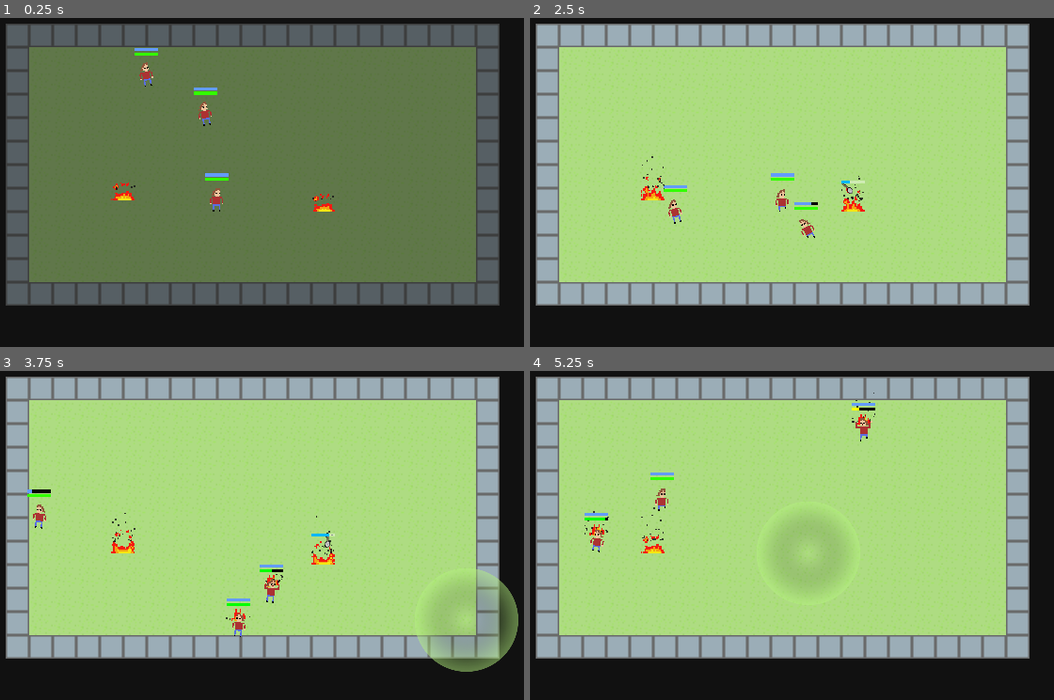
Above: before the commit, frames 1-4 (two rows, left to right).
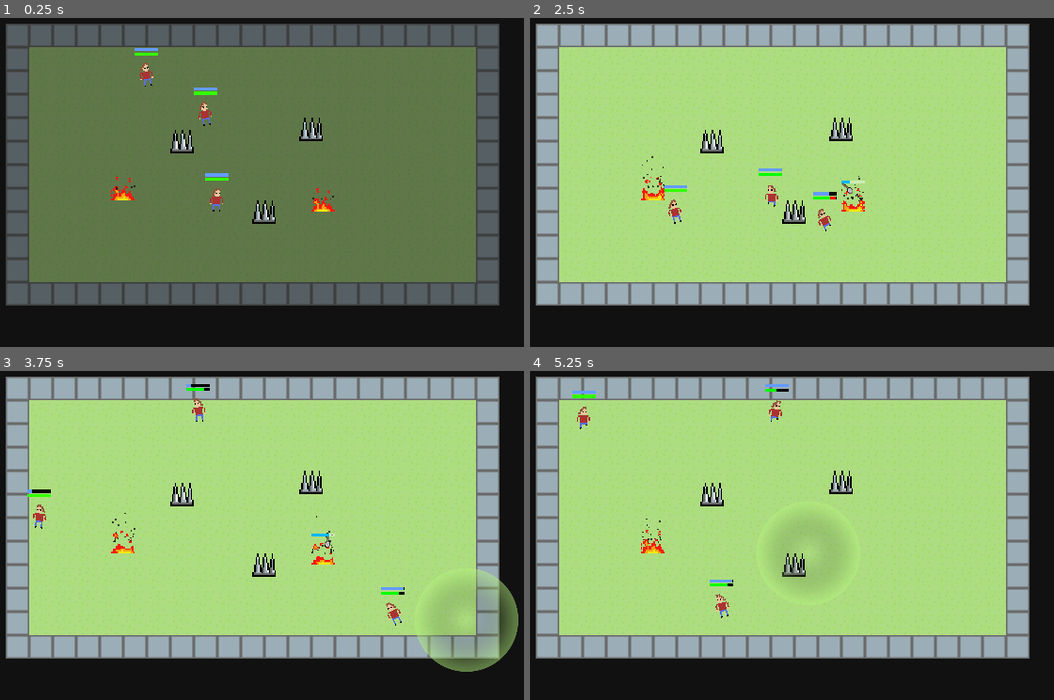
Above: after the commit, the same moments.

Repository: lukeshiner/toms
Game: Godot game, scene res://levels/Level_002.tscn
The game is run twice, just before and just after one commit, with the same random seed, the same clock (stepped at 60 frames per second) and the same inputs. This scene is started directly instead of the project's main scene.
Inputs (mouse positions are in pixels of both pictures, inside the frame that each line leads up to):
- Up to frame 1 (0.25 s): no input
- Up to frame 2 (2.5 s): move the mouse to (655, 189) at 0.52 s; click (655, 189) at 0.67 s; move the mouse to (854, 198) at 1.27 s; click (854, 198) at 1.42 s; move the mouse to (844, 100) at 2.02 s; click (844, 100) at 2.17 s
- Up to frame 3 (3.75 s): move the mouse to (204, 640) at 2.77 s; click (204, 640) at 2.92 s; move the mouse to (466, 621) at 3.52 s; click (466, 621) at 3.67 s
- Up to frame 4 (5.25 s): move the mouse to (545, 486) at 4.27 s; click (545, 486) at 4.42 s; move the mouse to (807, 551) at 5.02 s; click (807, 551) at 5.17 s

The runs differ from the first frame. In frame 1, 0.8% of the frame differs, in the area x 21-64%, y 30-63%; in frame 2, 1.5%; in frame 3, 1.5%; in frame 4, 1.9%, in the area x 8-66%, y 4-76%.
Error before the commit: Invalid get index 'hovered' (on base: 'previously freed instance'). (res://world/InputHandler.gd:37)
Error after the commit: Invalid get index 'hovered' (on base: 'previously freed instance'). (res://world/InputHandler.gd:39)

Commit message:
feat: Add spikes

Diff:
--- a/Cleanup.gd
+++ b/Cleanup.gd
@@ -11,6 +11,8 @@
 export(bool) var enabled = true
 
 var danger = null
+
+onready var sound = $AudioStreamPlayer
 
 signal start_cleanup
 
@@ -37,3 +39,4 @@
 	danger = null
 	cleanup.visible = false
 	progress.visible = false
+	sound.play()
--- a/State.gd
+++ b/State.gd
@@ -25,6 +25,8 @@
 			collide_tom(collision)
 		elif collision.collider.is_in_group("Fire"):
 			collide_fire(collision)
+		elif collision.collider.is_in_group("Spikes"):
+			collide_spikes(collision)
 
 func collide_tom(collision):
 	var tom = collision.collider
@@ -33,3 +35,9 @@
 
 func collide_fire(_collision):
 	parent.stateMachine.set_state(parent.BURN)
+
+func collide_spikes(collision):
+	parent.health -= collision.collider.damage
+	parent.stateMachine.state = parent.RUN_FROM
+	parent.stateMachine.state.direction = parent.global_position.direction_to(collision.collider.global_position) * -1
+	parent.spikes_sound.play()
--- a/cleanup/Cleanup.tscn
+++ b/cleanup/Cleanup.tscn
@@ -1,10 +1,11 @@
-[gd_scene load_steps=5 format=2]
+[gd_scene load_steps=6 format=2]
 
 [ext_resource path="res://Cleanup.gd" type="Script" id=1]
 [ext_resource path="res://tom/health_bar_progress.png" type="Texture" id=2]
 [ext_resource path="res://cleanup/cleanup.png" type="Texture" id=3]
+[ext_resource path="res://cleanup/cleanup.wav" type="AudioStream" id=4]
 
-[sub_resource type="Animation" id=9]
+[sub_resource type="Animation" id=1]
 resource_name = "Cleanup"
 loop = true
 tracks/0/type = "value"
@@ -53,4 +54,7 @@
 __meta__ = {
 "_edit_use_anchors_": false
 }
+
+[node name="AudioStreamPlayer" type="AudioStreamPlayer" parent="."]
+stream = ExtResource( 4 )
 [connection signal="timeout" from="CleanupTimer" to="." method="_on_CleanupTimer_timeout"]
--- a/fire/Flames.tscn
+++ b/fire/Flames.tscn
@@ -4,38 +4,38 @@
 [ext_resource path="res://fire/Smoke.tscn" type="PackedScene" id=2]
 [ext_resource path="res://fire/Flames.gd" type="Script" id=3]
 
-[sub_resource type="AtlasTexture" id=1]
+[sub_resource type="AtlasTexture" id=3]
 atlas = ExtResource( 1 )
 region = Rect2( 0, 0, 16, 16 )
 
-[sub_resource type="AtlasTexture" id=2]
+[sub_resource type="AtlasTexture" id=4]
 atlas = ExtResource( 1 )
 region = Rect2( 16, 0, 16, 16 )
 
-[sub_resource type="AtlasTexture" id=3]
+[sub_resource type="AtlasTexture" id=5]
 atlas = ExtResource( 1 )
 region = Rect2( 32, 0, 16, 16 )
 
-[sub_resource type="AtlasTexture" id=4]
+[sub_resource type="AtlasTexture" id=6]
 atlas = ExtResource( 1 )
 region = Rect2( 48, 0, 16, 16 )
 
-[sub_resource type="AtlasTexture" id=5]
+[sub_resource type="AtlasTexture" id=7]
 atlas = ExtResource( 1 )
 region = Rect2( 64, 0, 16, 16 )
 
-[sub_resource type="SpriteFrames" id=6]
+[sub_resource type="SpriteFrames" id=8]
 animations = [ {
-"frames": [ SubResource( 1 ), SubResource( 2 ), SubResource( 3 ), SubResource( 4 ), SubResource( 5 ) ],
+"frames": [ SubResource( 3 ), SubResource( 4 ), SubResource( 5 ), SubResource( 6 ), SubResource( 7 ) ],
 "loop": true,
 "name": "default",
 "speed": 15.0
 } ]
 
-[sub_resource type="RectangleShape2D" id=7]
-extents = Vector2( 5.76537, 6.6846 )
+[sub_resource type="RectangleShape2D" id=2]
+extents = Vector2( 7.83367, 8.44994 )
 
-[sub_resource type="RectangleShape2D" id=8]
+[sub_resource type="RectangleShape2D" id=1]
 extents = Vector2( 8, 8 )
 
 [node name="Flames" type="StaticBody2D"]
@@ -49,18 +49,17 @@
 polygon = PoolVector2Array( -8, 8, -8, -8, 8, -8, 8, 8 )
 
 [node name="AnimatedSprite" type="AnimatedSprite" parent="."]
-frames = SubResource( 6 )
-frame = 1
+frames = SubResource( 8 )
 playing = true
 
 [node name="CollisionShape2D" type="CollisionShape2D" parent="."]
-shape = SubResource( 7 )
+shape = SubResource( 2 )
 
 [node name="Smoke" parent="." instance=ExtResource( 2 )]
 
 [node name="MouseOver" type="Area2D" parent="."]
 
 [node name="CollisionShape2D" type="CollisionShape2D" parent="MouseOver"]
-shape = SubResource( 8 )
+shape = SubResource( 1 )
 [connection signal="mouse_entered" from="MouseOver" to="." method="_on_Area2D_mouse_entered"]
 [connection signal="mouse_exited" from="MouseOver" to="." method="_on_Area2D_mouse_exited"]
--- a/levels/Level_002.tscn
+++ b/levels/Level_002.tscn
@@ -1,8 +1,9 @@
-[gd_scene load_steps=4 format=2]
+[gd_scene load_steps=5 format=2]
 
 [ext_resource path="res://world/World.tscn" type="PackedScene" id=1]
 [ext_resource path="res://tom/Tom.tscn" type="PackedScene" id=2]
 [ext_resource path="res://fire/Flames.tscn" type="PackedScene" id=3]
+[ext_resource path="res://spikes/Spikes.tscn" type="PackedScene" id=4]
 
 [node name="Level_002" type="Node2D"]
 
@@ -29,4 +30,13 @@
 [node name="Flames2" parent="." instance=ExtResource( 3 )]
 position = Vector2( 312, 152 )
 
+[node name="Spikes" parent="." instance=ExtResource( 4 )]
+position = Vector2( 272, 160 )
+
+[node name="Spikes2" parent="." instance=ExtResource( 4 )]
+position = Vector2( 216, 112 )
+
+[node name="Spikes3" parent="." instance=ExtResource( 4 )]
+position = Vector2( 304, 104 )
+
 [editable path="World"]
--- a/project.godot
+++ b/project.godot
@@ -50,6 +50,7 @@
 2d_physics/layer_1="World"
 2d_physics/layer_2="Tom"
 2d_physics/layer_3="Fire"
+2d_physics/layer_4="Spikes"
 
 [rendering]
 
--- /dev/null
+++ b/spikes/Spikes.gd
@@ -0,0 +1,21 @@
+extends StaticBody2D
+
+
+onready var highlight = $Highlight
+var hovered = false
+
+export(int) var damage = 25
+
+func _ready():
+	add_to_group("Dangers")
+	add_to_group("Spikes")
+
+
+func _on_MouseOver_mouse_entered():
+	highlight.visible = true
+	hovered = true
+
+
+func _on_MouseOver_mouse_exited():
+	highlight.visible = false
+	hovered = false
--- /dev/null
+++ b/spikes/Spikes.tscn
@@ -0,0 +1,32 @@
+[gd_scene load_steps=5 format=2]
+
+[ext_resource path="res://spikes/spikes.png" type="Texture" id=1]
+[ext_resource path="res://spikes/Spikes.gd" type="Script" id=2]
+
+[sub_resource type="RectangleShape2D" id=1]
+extents = Vector2( 8, 8 )
+
+[sub_resource type="RectangleShape2D" id=2]
+extents = Vector2( 7.83367, 8.44994 )
+
+[node name="Spikes" type="StaticBody2D"]
+collision_layer = 8
+script = ExtResource( 2 )
+
+[node name="MouseOver" type="Area2D" parent="."]
+
+[node name="CollisionShape2D" type="CollisionShape2D" parent="MouseOver"]
+shape = SubResource( 1 )
+
+[node name="Highlight" type="Polygon2D" parent="."]
+visible = false
+color = Color( 0.368627, 0.85098, 0.996078, 0.588235 )
+polygon = PoolVector2Array( -8, 8, -8, -8, 8, -8, 8, 8 )
+
+[node name="CollisionShape2D" type="CollisionShape2D" parent="."]
+shape = SubResource( 2 )
+
+[node name="Sprite" type="Sprite" parent="."]
+texture = ExtResource( 1 )
+[connection signal="mouse_entered" from="MouseOver" to="." method="_on_MouseOver_mouse_entered"]
+[connection signal="mouse_exited" from="MouseOver" to="." method="_on_MouseOver_mouse_exited"]
--- a/tom/BurnedTom.tscn
+++ b/tom/BurnedTom.tscn
@@ -7,4 +7,6 @@
 texture = ExtResource( 1 )
 
 [node name="AudioStreamPlayer" type="AudioStreamPlayer" parent="."]
+pause_mode = 2
 stream = ExtResource( 2 )
+autoplay = true
--- a/tom/DeadTom.tscn
+++ b/tom/DeadTom.tscn
@@ -7,4 +7,6 @@
 texture = ExtResource( 1 )
 
 [node name="AudioStreamPlayer" type="AudioStreamPlayer" parent="."]
+pause_mode = 2
 stream = ExtResource( 2 )
+autoplay = true
--- a/tom/Tom.gd
+++ b/tom/Tom.gd
@@ -15,6 +15,7 @@
 onready var DEAD = $StateMachine/Dead
 
 onready var burn_sound = $BurnSound
+onready var spikes_sound = $SpikesSound
 
 var health = 100.0 setget health_set
 
--- a/tom/Tom.tscn
+++ b/tom/Tom.tscn
@@ -19,6 +19,7 @@
 [ext_resource path="res://tom/Dead.gd" type="Script" id=17]
 [ext_resource path="res://tom/Burned.gd" type="Script" id=18]
 [ext_resource path="res://tom/burn.wav" type="AudioStream" id=19]
+[ext_resource path="res://tom/spikes.wav" type="AudioStream" id=20]
 
 [sub_resource type="AtlasTexture" id=1]
 atlas = ExtResource( 13 )
@@ -100,7 +101,7 @@
 
 [node name="Tom" type="KinematicBody2D"]
 collision_layer = 2
-collision_mask = 7
+collision_mask = 15
 script = ExtResource( 2 )
 
 [node name="StateMachine" type="Node" parent="."]
@@ -216,6 +217,11 @@
 one_shot = true
 
 [node name="BurnSound" type="AudioStreamPlayer" parent="."]
+pause_mode = 2
 stream = ExtResource( 19 )
+
+[node name="SpikesSound" type="AudioStreamPlayer" parent="."]
+pause_mode = 2
+stream = ExtResource( 20 )
 [connection signal="focus_lost" from="Focus" to="." method="_on_Focus_focus_lost"]
 [connection signal="timeout" from="Focus/FocusTimer" to="Focus" method="_on_FocusTimer_timeout"]
--- a/tom/Wander.gd
+++ b/tom/Wander.gd
@@ -13,9 +13,6 @@
 	else:
 		parent.animationPlayer.play("Idle")
 
-func get_transition(_delta):
-	return null
-
 func enter_state(_previous_state):
 	parent.animationPlayer.play("Idle")
 	direction = get_direction()
--- a/ui/EndLevel.gd
+++ b/ui/EndLevel.gd
@@ -4,6 +4,8 @@
 onready var restart = $Restart
 onready var next_level = $NextLevel
 onready var menu = $Menu
+onready var win_sound = $WinSound
+onready var lose_sound = $LoseSound
 
 func _ready():
 	get_tree().paused = true
--- a/ui/EndLevel.tscn
+++ b/ui/EndLevel.tscn
@@ -1,6 +1,8 @@
-[gd_scene load_steps=3 format=2]
+[gd_scene load_steps=5 format=2]
 
 [ext_resource path="res://ui/EndLevel.gd" type="Script" id=1]
+[ext_resource path="res://ui/level_complete.wav" type="AudioStream" id=2]
+[ext_resource path="res://ui/level_fail.wav" type="AudioStream" id=3]
 
 [sub_resource type="Animation" id=1]
 resource_name = "Fade"
@@ -119,6 +121,12 @@
 __meta__ = {
 "_edit_use_anchors_": false
 }
+
+[node name="WinSound" type="AudioStreamPlayer" parent="."]
+stream = ExtResource( 2 )
+
+[node name="LoseSound" type="AudioStreamPlayer" parent="."]
+stream = ExtResource( 3 )
 [connection signal="pressed" from="Restart" to="." method="_on_Restart_pressed"]
 [connection signal="pressed" from="NextLevel" to="." method="_on_NextLevel_pressed"]
 [connection signal="pressed" from="Menu" to="." method="_on_Menu_pressed"]
--- a/world/InputHandler.gd
+++ b/world/InputHandler.gd
@@ -23,6 +23,7 @@
 		if len(toms) == 0:
 			instance.label.text = "All the Toms died"
 			instance.next_level.disabled = true
+			instance.lose_sound.play()
 		else:
 			instance.label.text = "You Saved " + str(len(toms)) + " Tom"
 			if len(toms) > 1:
@@ -30,6 +31,7 @@
 			else:
 				instance.label.text += "!"
 			instance.next_level.disabled = false
+			instance.win_sound.play()
 
 func _input(event):
 	if event is InputEventMouseButton and event.pressed:
Not shown: 1 places in cleanup/Cleanup.tscn that only renumber resources
Not shown, added: cleanup/cleanup.wav.import
Binary file added: spikes/spikes.png
Not shown, added: spikes/spikes.png.import
Not shown: 1 places in tom/Tom.tscn that only renumber resources
Not shown, added: tom/spikes.wav.import
Not shown, added: ui/level_complete.wav.import
Not shown, added: ui/level_fail.wav.import
Not shown, added: cleanup/cleanup.wav
Not shown, added: tom/spikes.wav
Not shown, added: ui/level_complete.wav
Not shown, added: ui/level_fail.wav
